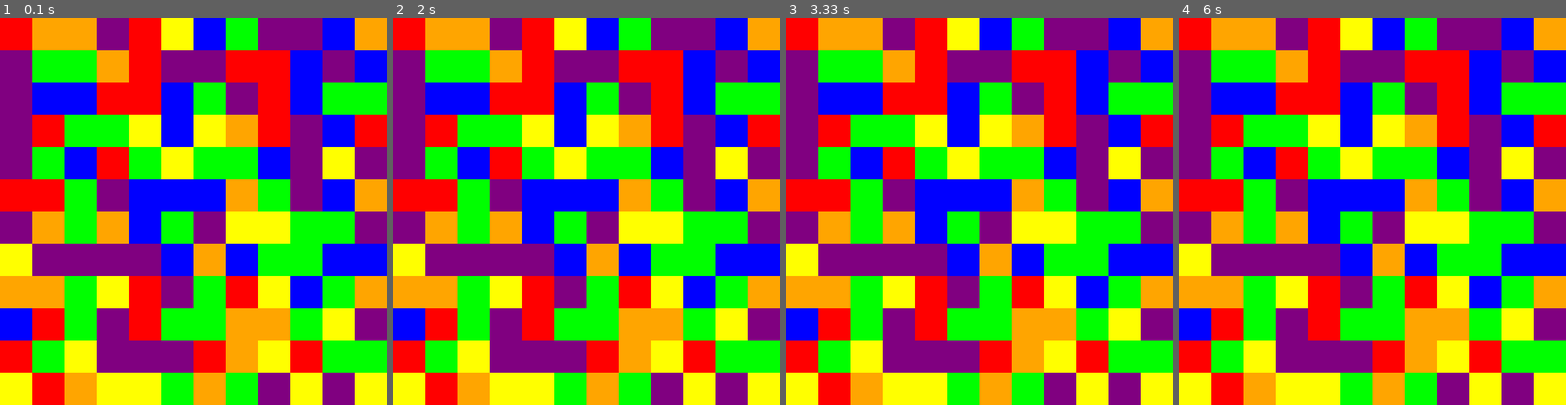
Above: before the commit, frames 1-4 (left to right).
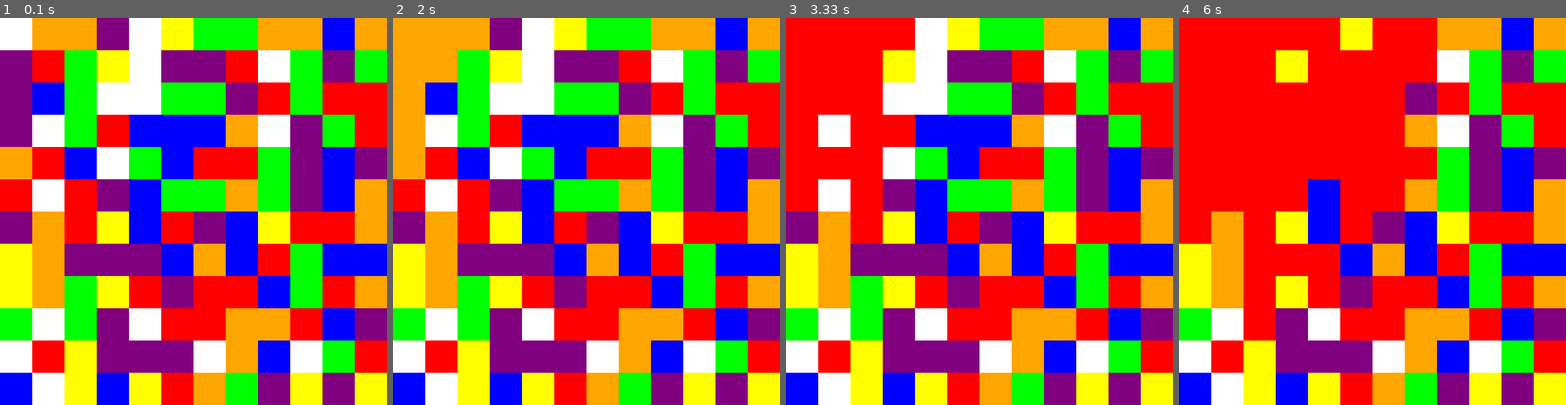
Above: after the commit, the same moments.

Repository: NanoMars/mini-pygame-collection
Game: pygame game, started from Games/flood.py
Same seed, same stepped clock (60 frames per second), same inputs: the game is played once before the commit and once after it.
Inputs (mouse positions are in pixels of both pictures, inside the frame that each line leads up to):
- Up to frame 1 (0.1 s): no input
- Up to frame 2 (2 s): click (586, 211) at 0.38 s; click (493, 215) at 0.72 s; click (644, 76) at 1.05 s; click (594, 79) at 1.38 s; click (590, 250) at 1.72 s
- Up to frame 3 (3.33 s): click (1080, 273) at 2.05 s; click (1080, 176) at 2.38 s; click (1118, 180) at 2.72 s; click (1114, 288) at 3.05 s
- Up to frame 4 (6 s): click (1387, 196) at 3.38 s; click (1511, 300) at 3.72 s; click (1476, 254) at 4.05 s; click (1310, 87) at 4.38 s; click (1507, 207) at 4.72 s; click (1283, 343) at 5.05 s; click (1349, 95) at 5.38 s; click (1399, 149) at 5.72 s

The runs differ from the first frame. In frame 1, 47% of the frame differs, in the area x 0-100%, y 0-100%; in frame 2, 49%; in frame 3, 53%; in frame 4, 58%.

Commit message:
added higher or lower game

Diff:
--- a/Games/flood.py
+++ b/Games/flood.py
@@ -1,6 +1,7 @@
 import pygame
 import sys
 import random
+import subprocess
 
 pygame.init()
 
@@ -10,10 +11,10 @@
 screen_width = grid_size * square_size
 screen_height = grid_size * square_size
 screen = pygame.display.set_mode((screen_width, screen_height))
-pygame.display.set_caption("Flood Game")
+pygame.display.set_caption("Flood")
 
 white = (255, 255, 255)
-colors = [(255, 0, 0), (0, 255, 0), (0, 0, 255), (255, 255, 0), (255, 165, 0), (128, 0, 128)]
+colors = [(255, 255, 255), (255, 0, 0), (0, 255, 0), (0, 0, 255), (255, 255, 0), (255, 165, 0), (128, 0, 128)]
 grid = [[random.choice(colors) for _ in range(grid_size)] for _ in range(grid_size)]
 
 def draw_grid():
@@ -21,12 +22,42 @@
         for c in range(grid_size):
             pygame.draw.rect(screen, grid[r][c], (c * square_size, r * square_size, square_size, square_size))
 
+def fill(old_color, new_color, r, c):
+    if r >= 0 and r < grid_size and c >= 0 and c < grid_size:
+        if grid[r][c] == old_color:
+            grid[r][c] = new_color
+            fill(old_color, new_color, r-1, c)
+            fill(old_color, new_color, r+1, c)
+            fill(old_color, new_color, r, c-1)
+            fill(old_color, new_color, r, c+1)
+
+def check_win():
+    for r in range(grid_size):
+        for c in range(grid_size):
+            if grid[r][c] != grid[0][0]:
+                return False
+    return True
+
+game_path = 'main.py'
+
 running = True
 
 while running:
     for event in pygame.event.get():
         if event.type == pygame.QUIT:
             running = False
+        if event.type == pygame.MOUSEBUTTONDOWN:
+            x, y = pygame.mouse.get_pos()
+            row = y // square_size
+            col = x // square_size
+            current_color = grid[0][0]
+            new_color = grid[row][col]
+            if new_color != current_color:
+                fill(current_color, new_color, 0, 0)
+                if check_win():
+                    subprocess.Popen(["python3", "-c", f"import game_opener; game_opener.open_game('{game_path}')"])
+                    pygame.quit()
+                    sys.exit()
 
     screen.fill(white)
     draw_grid()
--- /dev/null
+++ b/Games/higher or lower.py
@@ -0,0 +1,119 @@
+import pygame
+import sys
+import random
+
+pygame.init()
+
+screen_width = 800
+screen_height = 600
+screen = pygame.display.set_mode((screen_width, screen_height))
+pygame.display.set_caption("higher or lower")
+
+white = (255, 255, 255)
+black = (0, 0, 0)
+
+font = pygame.font.SysFont(None, 55)
+small_font = pygame.font.SysFont(None, 35)
+
+lower_bound = 1
+upper_bound = 100
+guess = (lower_bound + upper_bound) // 2
+
+running = True
+game_over = False
+tries = 0
+changed_guess = False
+out_of_bounds = None
+intro_screen = True
+
+def draw_text(text, font, color, surface, x, y):
+    text_obj = font.render(text, True, color)
+    text_rect = text_obj.get_rect(center=(x, y))
+    surface.blit(text_obj, text_rect)
+
+
+while running:
+
+    for event in pygame.event.get():
+
+        if event.type == pygame.QUIT:
+            running = False
+
+        if event.type == pygame.KEYDOWN:
+
+            if intro_screen:
+
+                if event.key == pygame.K_SPACE:
+                    intro_screen = False
+
+            elif not game_over:
+
+                if event.key == pygame.K_UP:
+
+                    if guess >= upper_bound:
+                        changed_guess = True
+                        game_over = True
+
+                    elif guess >= 100:
+                        out_of_bounds = 'high'
+                        game_over = True
+
+                    else:
+                        lower_bound = guess + 1
+                        tries += 1
+
+                    # print(f"Lower bound updated to: {lower_bound}")
+                    # print(f"New guess: {guess}")
+
+                if event.key == pygame.K_DOWN:
+
+                    if guess <= lower_bound:
+                        changed_guess = True
+                        game_over = True
+
+                    elif guess <= 1:
+                        out_of_bounds = 'low'
+                        game_over = True
+
+                    else:
+                        upper_bound = guess - 1
+                        tries += 1
+
+                    # print(f"Upper bound updated to: {upper_bound}")
+                    # print(f"New guess: {guess}")
+
+                if event.key == pygame.K_SPACE:
+                    game_over = True
+
+            guess = (lower_bound + upper_bound) // 2
+
+
+    screen.fill(white)
+
+    if intro_screen:
+        draw_text(f"Think of a whole number between {lower_bound} & {upper_bound}", font, black, screen, screen_width // 2, screen_height // 2 - 30)
+        draw_text("Once you have it, press Space", small_font, black, screen, screen_width // 2, screen_height // 2 + 30)
+
+    elif game_over:
+
+        if changed_guess:
+            draw_text("Did you change your number?", font, black, screen, screen_width//2, screen_height//2)
+
+        elif out_of_bounds == 'high':
+            draw_text(f"You can't go higher than {upper_bound}!", font, black, screen, screen_width//2, screen_height//2)
+
+        elif out_of_bounds == 'low':
+            draw_text(f"You can't go lower than {lower_bound}!", font, black, screen, screen_width//2, screen_height//2)
+
+        else:
+            draw_text(f"Guessed it in {tries} tries!", font, black, screen, screen_width//2, screen_height//2)
+
+    else:
+
+        draw_text(f"Is it {guess}?", font, black, screen, screen_width//2, screen_height//2)
+        draw_text("up = Higher, down = Lower, Space = Correct", small_font, black, screen, screen_width//2, screen_height//2 + 50)
+
+    pygame.display.flip()
+
+pygame.quit()
+sys.exit()
